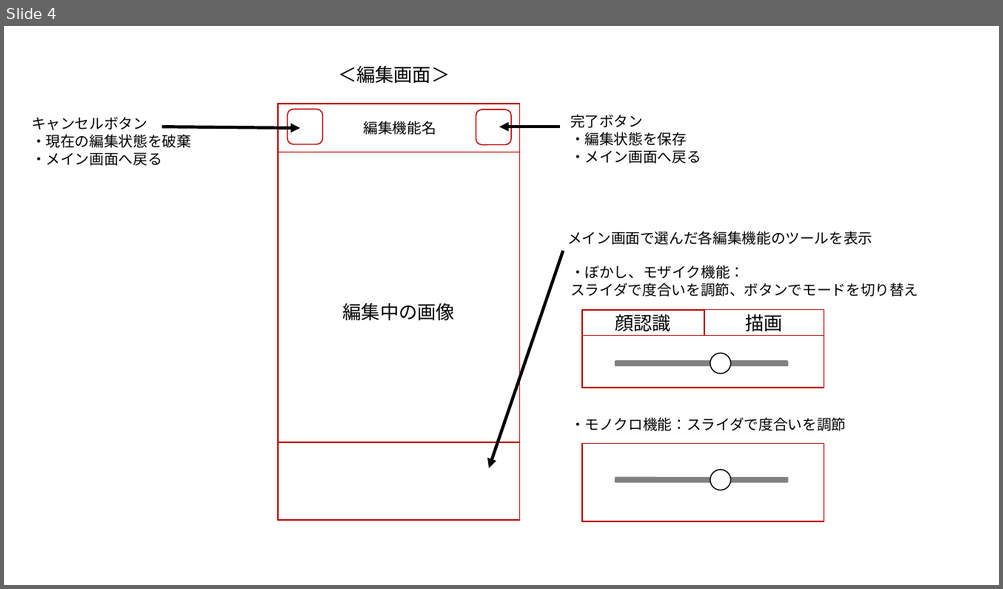
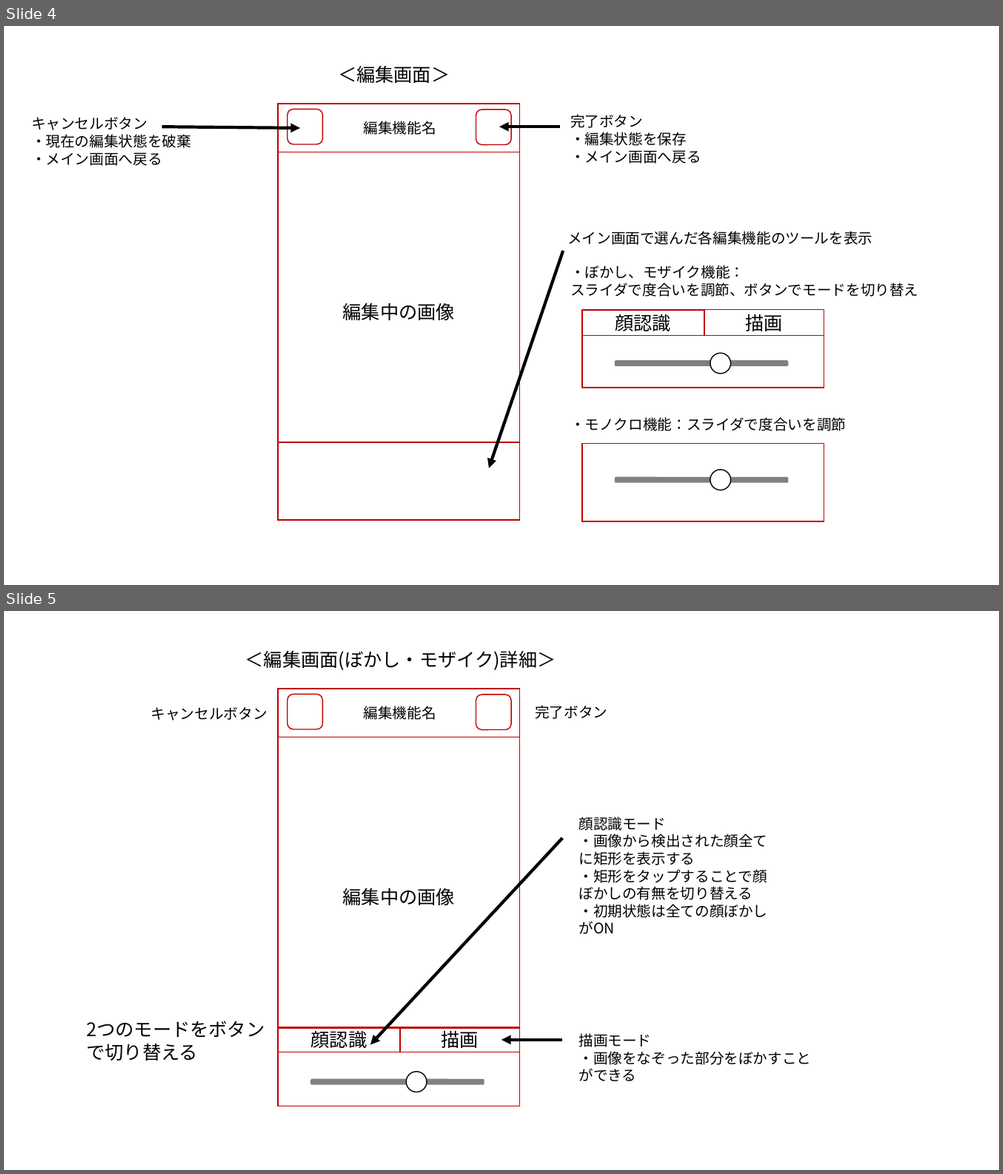
Before and after one commit to saganoH/InstaExt, a slide deck: InstaExt/docs/InstaExt_Ver1.1_画面仕様書.pptx. Shown one above the other, each under a label of ours: slide 4 before the commit, slides 4 and 5 after it. The pictures are 1003x589 and 1003x1174 pixels, drawn with LibreOffice and Linux fonts; fonts in the diff are those of the drawing. Boxes give left, top, right and bottom in pixels: in the first picture for what was removed or moved away, otherwise in the second. Text is boxed around its words. In the diff, an @@ line names an element or a change of style, - is before the commit and + after.

Commit message:
[task] card_206 顔認識の仕様策定(ver1.1)
* 画面仕様書の更新（顔認識・描画モードの詳細）

```diff
--- a/InstaExt/docs/InstaExt_Ver1.1_画面仕様書.pptx
+++ b/InstaExt/docs/InstaExt_Ver1.1_画面仕様書.pptx
@@ slide 5 added at [4, 611, 999, 1170], background #FFFFFF @@
@@ text added at [245, 651, 556, 670], 18 pt, text #000000 @@
+＜編集画面(ぼかし・モザイク)詳細＞
@@ rectangle added at [278, 689, 520, 1105], fill #FFFFFF, outline #C00000 1 pt, 18 pt, text #000000 @@
+編集中の画像
@@ rectangle added at [278, 689, 520, 737], fill #FFFFFF, outline #C00000 1 pt @@
@@ rounded rectangle added at [287, 695, 323, 729], outline #C00000 1 pt @@
@@ rounded rectangle added at [475, 695, 511, 729], outline #C00000 1 pt @@
@@ text added at [151, 707, 267, 721], 14 pt, text #000000 @@
+キャンセルボタン
@@ text added at [364, 706, 436, 720], 14 pt, text #000000 @@
+編集機能名
@@ text added at [535, 705, 607, 719], 14 pt, text #000000 @@
+完了ボタン
@@ text added at [578, 817, 767, 934], 14 pt, text #000000 @@
+顔認識モード
+・画像から検出された顔全てに矩形を表示する
+・矩形をタップすることで顔ぼかしの有無を切り替える
+・初期状態は全ての顔ぼかしがON
@@ arrow added from (562, 839) to (370, 1045), #000000 3 pt @@
@@ text added at [79, 1014, 278, 1068], 18 pt, text #000000 @@
+2つのモードをボタンで切り替える
@@ rectangle added at [278, 1028, 520, 1105], fill #FFFFFF, outline #C00000 1 pt @@
@@ rectangle added at [278, 1029, 520, 1106], fill #FFFFFF, outline #C00000 1 pt @@
@@ rectangle added at [278, 1028, 400, 1053], outline #C00000 1 pt, 18 pt, text #000000 @@
+顔認識
@@ rectangle added at [400, 1028, 520, 1053], outline #C00000 1 pt, 18 pt, text #000000 @@
+描画
@@ arrow added from (562, 1040) to (502, 1040), #000000 3 pt @@
@@ text added at [578, 1034, 811, 1082], 14 pt, text #000000 @@
+描画モード
+・画像をなぞった部分をぼかすことができる
@@ ellipse added at [406, 1072, 427, 1093], fill #FFFFFF, outline #000000 1 pt @@
@@ rounded rectangle added at [311, 1079, 484, 1084], fill #808080, outline #808080 1 pt @@
```
